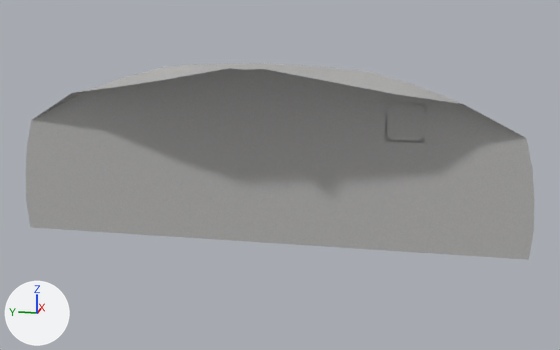
Before and after pictures for a commit that changed the Blender file src/3d/Panel-1980/panel-1980.blend.
The view is the same before and after, from a camera (50 mm lens) standing at (-2.149, -0.476, 0.809) and looking at (-0.086, -0.063, 0.294). The axes (+X, +Y, +Z) are drawn at lower left. The lights are the same throughout.

The first picture shows 'panel', 'panel.plate.ADI.Left', 'panel.plate.AI.Left', 'panel.plate.HSI.Left'.
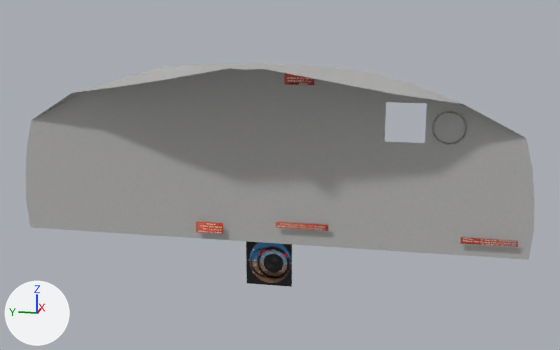
The change, as a list of edits to the scene's bpy script:
```text
Remove ob_panel_plate_adi_left:
    ob_panel_plate_adi_left = bpy.data.objects.new('panel.plate.ADI.Left', me_panel_004)
Remove ob_panel_plate_ai_left:
    ob_panel_plate_ai_left = bpy.data.objects.new('panel.plate.AI.Left', me_panel_003)
Change ob_placards:
    ob_placards.location: (0.0, 0.0, 0.0) -> (-0.015, 0.0, 0.0)
Add ob_fond_001:
    ob_fond_001 = bpy.data.objects.new('fond.001', me_fond_002)  # 78 vertices, 77 faces; spans x -0.0024..0.0024, y -0.0693..0.0693, z -0.0693..0.0693; in mat_defaultwhite_003 (picture img_ai_png)
    ob_fond_001.location = (0.003, -0.012, -0.002)
    ob_fond_001.rotation_euler = (1.571, 0.0, 0.0)  # degrees (90, 0, 0)
Add ob_face_001:
    ob_face_001 = bpy.data.objects.new('face.001', me_face_002)  # 17 vertices, 16 faces; spans x 0.0, y -0.0417..0.0417, z -0.0429..0.0429; in mat_defaultwhite_003 (picture img_ai_png)
    ob_face_001.location = (0.001, -0.026, 0.0)
    ob_face_001.rotation_euler = (1.571, 0.0, 0.0)  # degrees (90, 0, 0)
Add ob_contour:
    ob_contour = bpy.data.objects.new('contour', me_contour)  # 128 vertices, 96 faces; spans x -0.0034..0.0034, y -0.0509..0.0509, z -0.0509..0.0509; in mat_defaultwhite_003 (picture img_ai_png)
    ob_contour.location = (0.003, -0.026, 0.0)
    ob_contour.rotation_euler = (1.571, 0.0, 0.0)  # degrees (90, 0, 0)
Add ob_cadran:
    ob_cadran = bpy.data.objects.new('cadran', me_cadran)  # 149 vertices, 113 faces; spans x -0.0024..0.0024, y -0.047..0.047, z -0.0482..0.0482; in mat_defaultwhite_003 (picture img_ai_png)
    ob_cadran.location = (0.002, -0.026, 0.0)
    ob_cadran.rotation_euler = (1.571, 0.0, 0.0)  # degrees (90, 0, 0)
Add ob_fond:
    ob_fond = bpy.data.objects.new('fond', me_fond_001)  # 128 vertices, 96 faces; spans x -0.0006..0.0102, y -0.0456..0.0456, z -0.0458..0.0454; in mat_defaultwhite_002 (picture img_asi_png)
    ob_fond.location = (0.0, 0.0, 0.0)
Add ob_face:
    ob_face = bpy.data.objects.new('face', me_face_001)  # 17 vertices, 16 faces; spans x -0.0002, y -0.0446..0.0446, z -0.0437..0.046; in mat_defaultwhite_002 (picture img_asi_png)
    ob_face.location = (0.006, 0.0, 0.0)
    ob_face.rotation_euler = (1.571, 0.0, 0.0)  # degrees (90, 0, 0)
```

Where the change shows, as pixel boxes (x1, y1, x2, y2) in the pictures (560 x 350 px):
'panel.plate.AI.Left', deleted
    before: (385, 102, 427, 143)
'placards', moved (not visible before)
    after: (196, 73, 518, 247)
'fond.001', added
    after: (246, 241, 292, 287)
'face.001', added (black)
    after: (260, 250, 287, 276)
'panel.plate.ADI.Left', deleted
    before: (385, 102, 427, 143)
'cadran', added
    after: (258, 248, 289, 277)
'contour', added
    after: (257, 246, 290, 279)
'fond', added
    after: (250, 248, 279, 277)
'ASI', added
    after: (432, 111, 467, 145)
